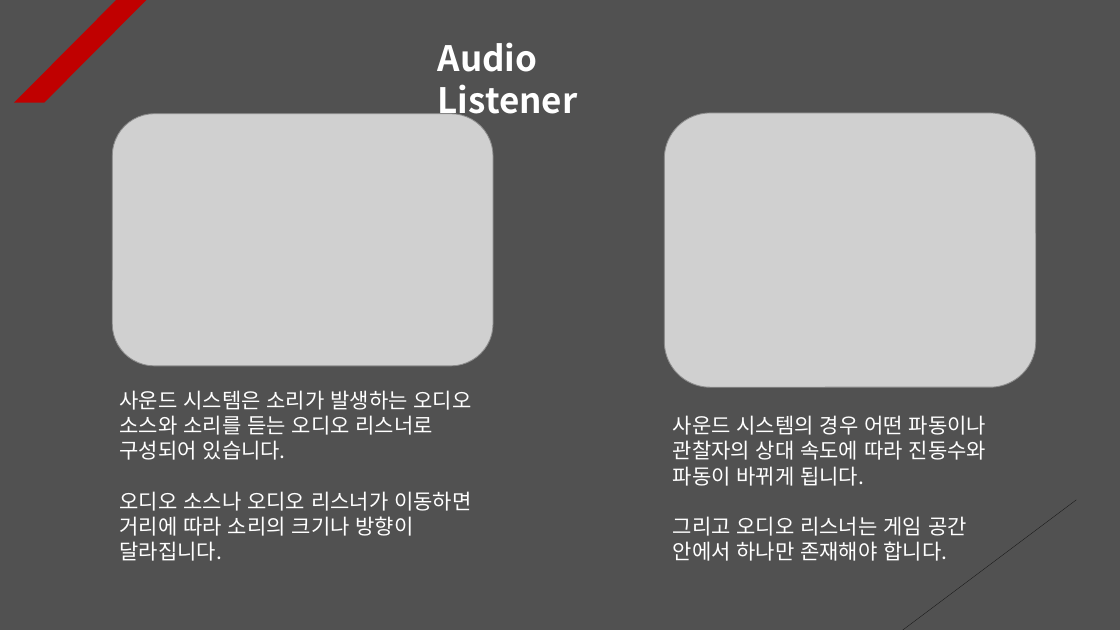
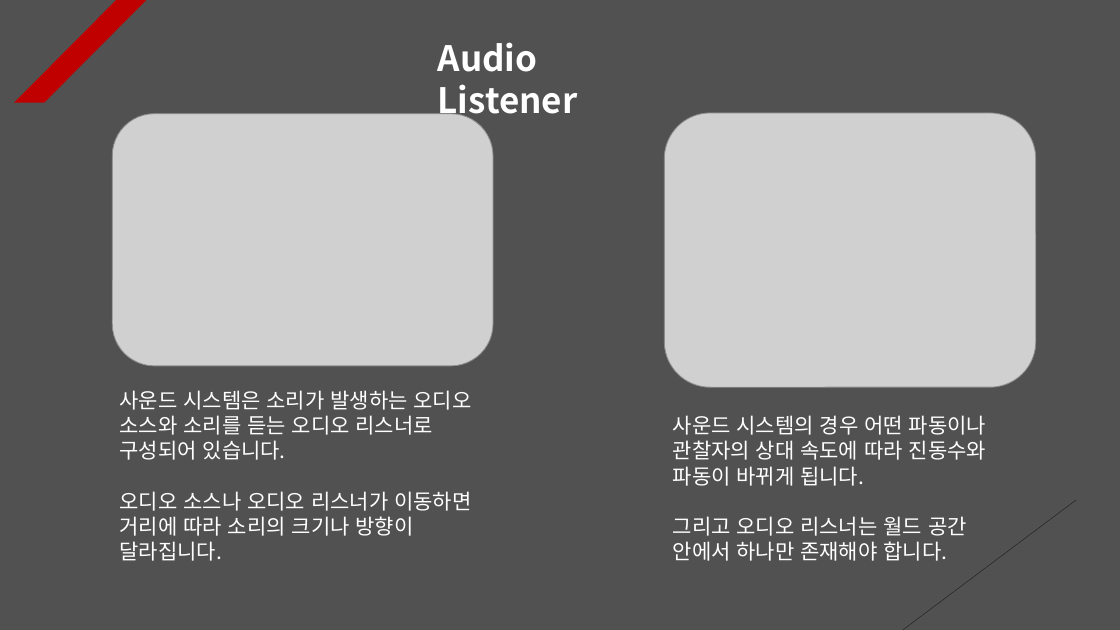
Before and after one commit to Unity2033/3D-UnityEngine, a slide deck: slide 4 of Assets/Class/Sound/PPT Data/Sound Example.pptx. Drawn at 1120x630 pixels with LibreOffice and Linux fonts; fonts in the diff are those of the drawing; grey boxes stand for pictures. Boxes give left, top, right and bottom in pixels: in the first picture for what was removed or moved away, otherwise in the second. Text is boxed around its words. In the diff, an @@ line names an element or a change of style, - is before the commit and + after.

```diff
--- a/Assets/Class/Sound/PPT Data/Sound Example.pptx
+++ b/Assets/Class/Sound/PPT Data/Sound Example.pptx
@@ text at <box>673,516,967,561</box>: text changed @@
-그리고 오디오 리스너는 게임 공간 안에서 하나만 존재해야 합니다.
+그리고 오디오 리스너는 월드 공간 안에서 하나만 존재해야 합니다.
```
Also in this commit, not shown: 3 other slides changed, 3 slides added, 13 other files.
